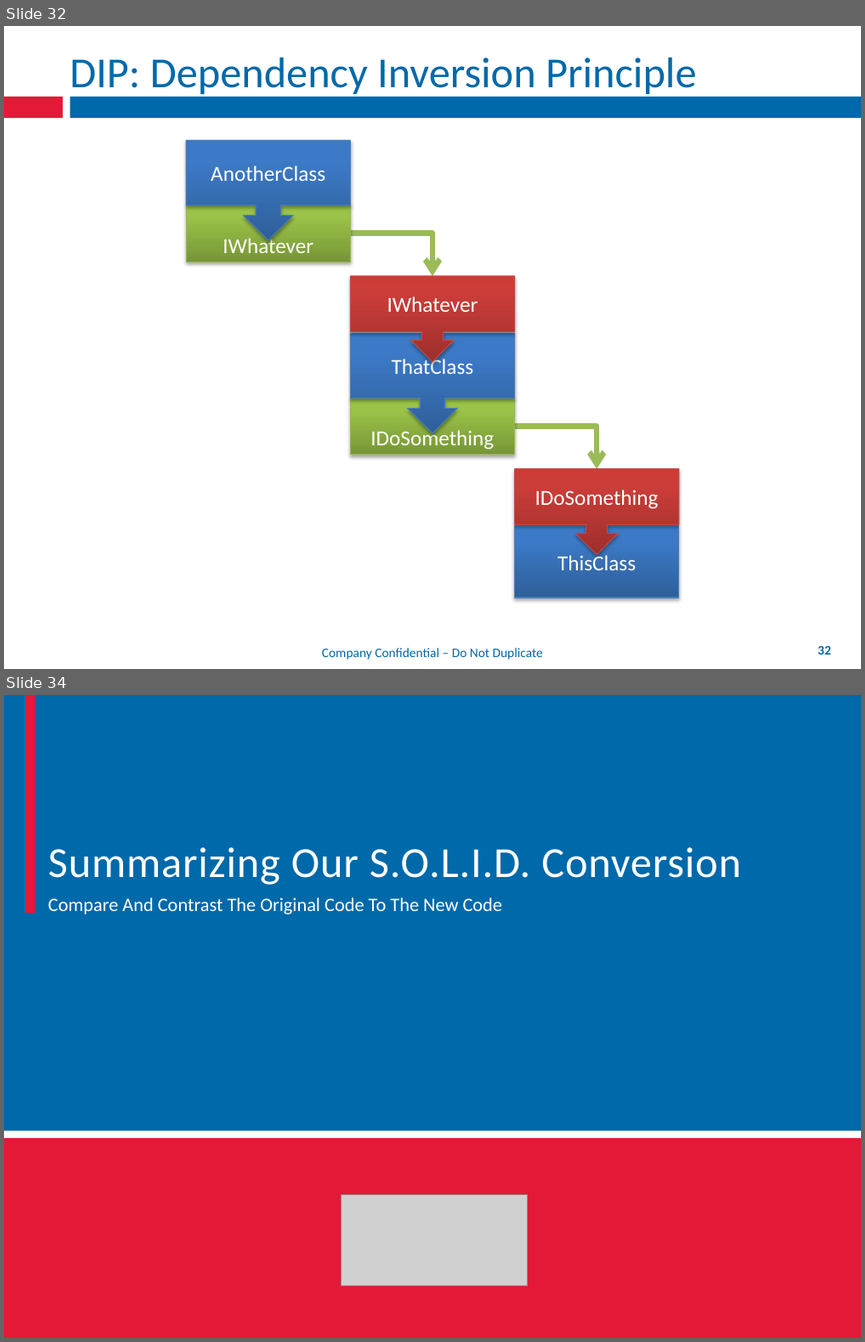
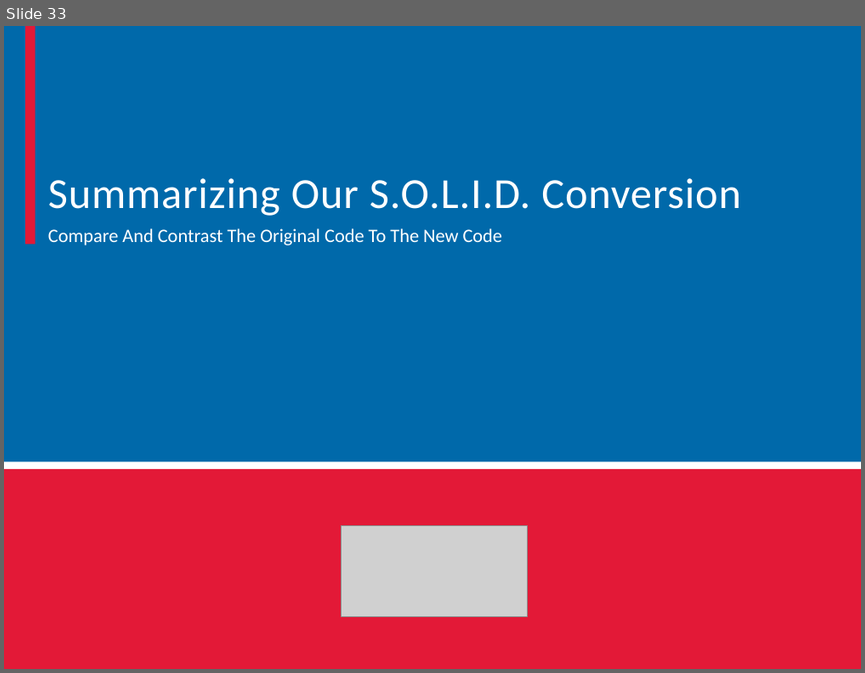
Before and after one commit to mxriverlynn/presentations-and-training, a slide deck: SOLID Principles - Step By Step Code/SOLID Principles Presentation.pptx. Shown one above the other, each under a label of ours: slides 32 and 34 before the commit, slide 33 after it; the slides between them are not shown. The pictures are 865x1342 and 865x673 pixels, drawn with LibreOffice and Linux fonts; fonts in the diff are those of the drawing; grey boxes stand for pictures; background and template pictures are left out. Boxes give left, top, right and bottom in pixels: in the first picture for what was removed or moved away, otherwise in the second. Text is boxed around its words. In the diff, an @@ line names an element or a change of style, - is before the commit and + after.

```diff
--- a/SOLID Principles - Step By Step Code/SOLID Principles Presentation.pptx
+++ b/SOLID Principles - Step By Step Code/SOLID Principles Presentation.pptx
@@ slide 32 removed at [4,26,861,669], background #FFFFFF; not listed: 2 template elements that a slide beside it also shows @@
@@ title removed at [69,57,696,94] @@
-DIP: Dependency Inversion Principle
@@ group removed at [186,140,679,596]: 4 down arrow callouts, 3 rectangles, 2 elbow arrows @@
-IDoSomething
-ThatClass
-IWhatever
-ThisClass
-IDoSomething
-IWhatever
-AnotherClass
@@ text removed at [322,647,543,659] @@
-Company Confidential – Do Not Duplicate
@@ page number removed at [817,646,831,654] @@
-32
@@ what was slide 34 is now slide 33 @@
```
Also in this commit, not shown: 23 slides changed, 1 slide added, 1 other slide removed.
